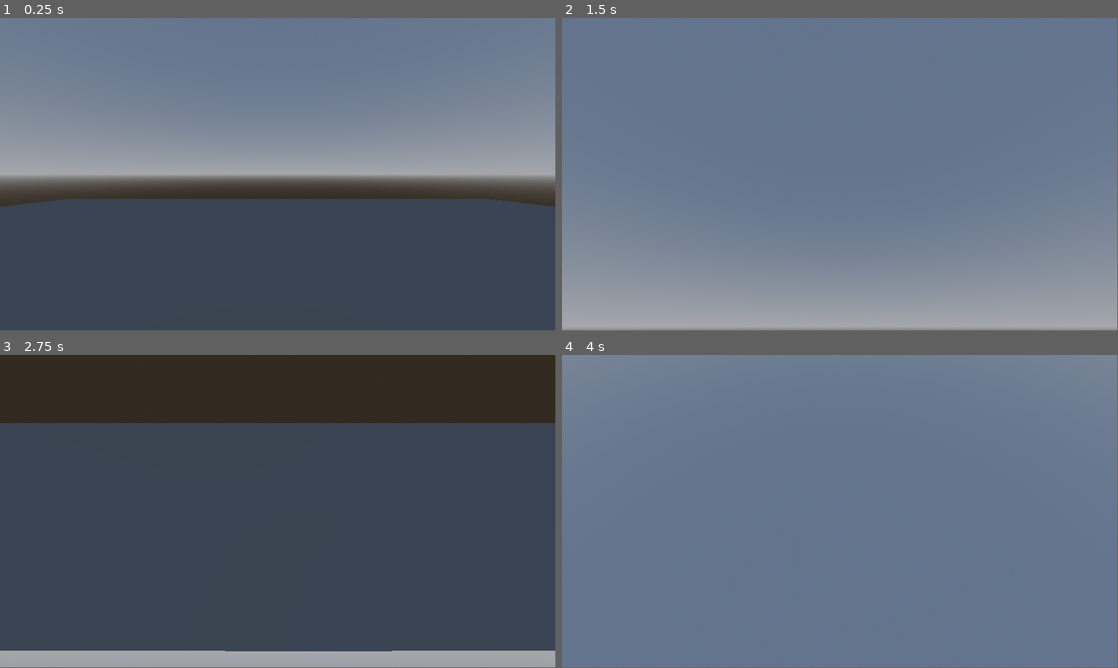
Above: before the commit, frames 1-4 (two rows, left to right).
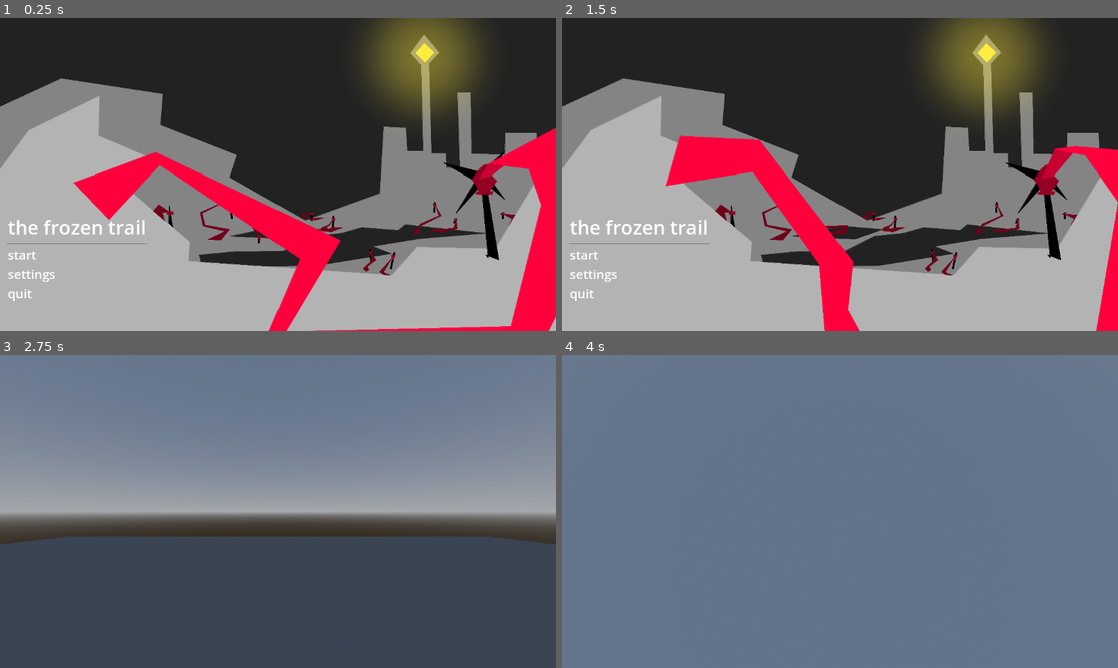
Above: after the commit, the same moments.

Repository: TheDarkThief/FrozenBoneRoad
Game: Godot game, scene res://game_manager.tscn
The game is run twice, just before and just after one commit, with the same random seed, the same clock (stepped at 60 frames per second) and the same inputs. This scene is started directly instead of the project's main scene.
Inputs (mouse positions are in pixels of both pictures, inside the frame that each line leads up to):
- Up to frame 1 (0.25 s): no input
- Up to frame 2 (1.5 s): click (595, 274) at 0.5 s, where only the run after the commit has a clickable "settings"; click (973, 99) at 1.25 s, where only the run after the commit has a clickable "X"
- Up to frame 3 (2.75 s): click (22, 589) at 2 s, where only the run after the commit has a clickable "start"
- Up to frame 4 (4 s): tap Enter at 2.75 s; move the mouse to (867, 508) at 2.77 s; hold W (move_forward) from 2.78 s (still down); tap Space at 3.5 s; move the mouse to (812, 511) at 3.52 s
The window is 799x449 before the commit and 800x450 after it. Grey fills any space a smaller window leaves; there, only what the larger window draws over its background counts as a difference.

The runs differ from the first frame. In frame 1, 94% of the frame differs, in the area x 0-100%, y 0-100%; in frame 2, 90%; in frame 3, 62%; in frame 4, less than 0.1%.

Commit message:
Main menu framework

Diff:
--- a/Scenes/main_menu.tscn
+++ b/Scenes/main_menu.tscn
@@ -1,4 +1,15 @@
-[gd_scene format=3 uid="uid://3lxje4k5kf1y"]
+[gd_scene load_steps=6 format=3 uid="uid://3lxje4k5kf1y"]
+
+[ext_resource type="Script" uid="uid://b5t41gqplypgd" path="res://Scripts/main_menu.gd" id="1_1ehe0"]
+[ext_resource type="Texture2D" uid="uid://ct4t6ccmuqga2" path="res://Textures/MenuTemp1.png" id="1_48xlc"]
+[ext_resource type="Texture2D" uid="uid://cvd54jkq1eknv" path="res://Textures/MenuTemp2.png" id="2_1ehe0"]
+[ext_resource type="PackedScene" uid="uid://c12gnku114cju" path="res://Scenes/settings_menu.tscn" id="4_ce3w2"]
+
+[sub_resource type="AnimatedTexture" id="AnimatedTexture_ce3w2"]
+frames = 2
+frame_0/texture = ExtResource("1_48xlc")
+frame_1/texture = ExtResource("2_1ehe0")
+frame_1/duration = 1.0
 
 [node name="MainMenu" type="Control"]
 layout_mode = 3
@@ -7,3 +18,74 @@
 anchor_bottom = 1.0
 grow_horizontal = 2
 grow_vertical = 2
+script = ExtResource("1_1ehe0")
+
+[node name="CanvasLayer" type="CanvasLayer" parent="."]
+
+[node name="BackgroundImage" type="PanelContainer" parent="CanvasLayer"]
+anchors_preset = 15
+anchor_right = 1.0
+anchor_bottom = 1.0
+grow_horizontal = 2
+grow_vertical = 2
+
+[node name="TextureRect" type="TextureRect" parent="CanvasLayer/BackgroundImage"]
+layout_mode = 2
+texture = SubResource("AnimatedTexture_ce3w2")
+expand_mode = 5
+stretch_mode = 5
+
+[node name="Text" type="Panel" parent="CanvasLayer"]
+anchors_preset = 9
+anchor_bottom = 1.0
+grow_vertical = 2
+
+[node name="VBoxContainer" type="VBoxContainer" parent="CanvasLayer/Text"]
+layout_mode = 1
+anchors_preset = 2
+anchor_top = 1.0
+anchor_bottom = 1.0
+offset_left = 16.0
+offset_top = -155.0
+offset_right = 305.0
+offset_bottom = -60.0
+grow_vertical = 0
+
+[node name="Label" type="Label" parent="CanvasLayer/Text/VBoxContainer"]
+layout_mode = 2
+theme_type_variation = &"TitleLabel"
+text = "the frozen trail"
+
+[node name="HSeparator" type="HSeparator" parent="CanvasLayer/Text/VBoxContainer"]
+layout_mode = 2
+
+[node name="StartButton" type="Button" parent="CanvasLayer/Text/VBoxContainer"]
+layout_mode = 2
+size_flags_horizontal = 0
+size_flags_vertical = 8
+text = "start"
+alignment = 0
+autowrap_trim_flags = 0
+
+[node name="SettingsButton" type="Button" parent="CanvasLayer/Text/VBoxContainer"]
+layout_mode = 2
+size_flags_horizontal = 0
+size_flags_vertical = 8
+text = "settings"
+alignment = 0
+autowrap_trim_flags = 0
+
+[node name="QuitButton" type="Button" parent="CanvasLayer/Text/VBoxContainer"]
+layout_mode = 2
+size_flags_horizontal = 0
+size_flags_vertical = 8
+text = "quit"
+alignment = 0
+autowrap_trim_flags = 0
+
+[node name="Settings" parent="CanvasLayer" instance=ExtResource("4_ce3w2")]
+visible = false
+
+[connection signal="pressed" from="CanvasLayer/Text/VBoxContainer/StartButton" to="." method="_on_start_button_pressed"]
+[connection signal="pressed" from="CanvasLayer/Text/VBoxContainer/SettingsButton" to="." method="_on_settings_button_pressed"]
+[connection signal="pressed" from="CanvasLayer/Text/VBoxContainer/QuitButton" to="." method="_on_quit_button_pressed"]
--- /dev/null
+++ b/Scenes/settings_menu.tscn
@@ -0,0 +1,103 @@
+[gd_scene load_steps=2 format=3 uid="uid://c12gnku114cju"]
+
+[ext_resource type="Script" uid="uid://beenkjpmk42e" path="res://Scripts/settings_menu.gd" id="1_icv2g"]
+
+[node name="SettingsMenu" type="Control"]
+layout_mode = 3
+anchors_preset = 8
+anchor_left = 0.5
+anchor_top = 0.5
+anchor_right = 0.5
+anchor_bottom = 0.5
+offset_left = -300.0
+offset_top = -200.0
+offset_right = 300.0
+offset_bottom = 200.0
+grow_horizontal = 2
+grow_vertical = 2
+script = ExtResource("1_icv2g")
+
+[node name="ColorRect" type="ColorRect" parent="."]
+layout_mode = 1
+anchors_preset = 15
+anchor_right = 1.0
+anchor_bottom = 1.0
+grow_horizontal = 2
+grow_vertical = 2
+color = Color(0.18000486, 0.18000486, 0.18000486, 1)
+
+[node name="MarginContainer" type="MarginContainer" parent="."]
+layout_mode = 1
+anchors_preset = 15
+anchor_right = 1.0
+anchor_bottom = 1.0
+grow_horizontal = 2
+grow_vertical = 2
+
+[node name="VBoxContainer" type="VBoxContainer" parent="MarginContainer"]
+layout_mode = 2
+
+[node name="TitleSection" type="HBoxContainer" parent="MarginContainer/VBoxContainer"]
+layout_mode = 2
+size_flags_vertical = 0
+
+[node name="Label" type="Label" parent="MarginContainer/VBoxContainer/TitleSection"]
+layout_mode = 2
+size_flags_horizontal = 3
+theme_type_variation = &"TitleLabel"
+text = "Settings"
+
+[node name="SettingsExitButton" type="Button" parent="MarginContainer/VBoxContainer/TitleSection"]
+layout_mode = 2
+text = "X"
+
+[node name="HSeparator" type="HSeparator" parent="MarginContainer/VBoxContainer"]
+layout_mode = 2
+
+[node name="HBoxContainer" type="HBoxContainer" parent="MarginContainer/VBoxContainer"]
+layout_mode = 2
+size_flags_vertical = 0
+
+[node name="Label" type="Label" parent="MarginContainer/VBoxContainer/HBoxContainer"]
+layout_mode = 2
+size_flags_horizontal = 3
+text = "example of setting"
+vertical_alignment = 1
+
+[node name="CheckButton" type="OptionButton" parent="MarginContainer/VBoxContainer/HBoxContainer"]
+layout_mode = 2
+size_flags_horizontal = 3
+size_flags_stretch_ratio = 0.3
+selected = 0
+item_count = 3
+popup/item_0/text = "option 1"
+popup/item_0/id = 0
+popup/item_1/text = "option 2"
+popup/item_1/id = 1
+popup/item_2/text = "option 3"
+popup/item_2/id = 2
+
+[node name="HBoxContainer2" type="HBoxContainer" parent="MarginContainer/VBoxContainer"]
+layout_mode = 2
+size_flags_vertical = 0
+
+[node name="Label" type="Label" parent="MarginContainer/VBoxContainer/HBoxContainer2"]
+layout_mode = 2
+size_flags_horizontal = 3
+text = "example"
+vertical_alignment = 1
+
+[node name="CheckButton" type="OptionButton" parent="MarginContainer/VBoxContainer/HBoxContainer2"]
+layout_mode = 2
+size_flags_horizontal = 3
+size_flags_stretch_ratio = 0.3
+selected = 0
+item_count = 3
+popup/item_0/text = "option 1"
+popup/item_0/id = 0
+popup/item_1/text = "option 2"
+popup/item_1/id = 1
+popup/item_2/text = "option 3"
+popup/item_2/id = 2
+
+[connection signal="pressed" from="MarginContainer/VBoxContainer/TitleSection/SettingsExitButton" to="." method="_on_settings_exit_button_pressed"]
--- /dev/null
+++ b/Scripts/main_menu.gd
@@ -0,0 +1,13 @@
+extends Control
+
+# Goes directly to the game world, feel free to change
+@export var startGamePath: String = "res://game_world.tscn"
+
+func _on_start_button_pressed() -> void:
+	get_tree().change_scene_to_file(startGamePath)
+
+func _on_quit_button_pressed() -> void:
+	get_tree().quit()
+
+func _on_settings_button_pressed() -> void:
+	get_node("CanvasLayer/Settings").visible = true
--- /dev/null
+++ b/Scripts/settings_menu.gd
@@ -0,0 +1,7 @@
+extends Control
+
+# Will probably change appearance of this menu later
+func _on_settings_exit_button_pressed() -> void:
+	visible = false
+
+# Other buttons and settings can easily be added here
--- a/project.godot
+++ b/project.godot
@@ -14,6 +14,15 @@
 run/main_scene="uid://bu6ykigww8n8k"
 config/features=PackedStringArray("4.5", "GL Compatibility")
 config/icon="res://icon.svg"
+
+[display]
+
+window/stretch/mode="viewport"
+window/stretch/aspect="keep_height"
+
+[gui]
+
+theme/custom="uid://o5uoqrinpamr"
 
 [input]
 
--- /dev/null
+++ b/theme.tres
@@ -0,0 +1,35 @@
+[gd_resource type="Theme" load_steps=7 format=3 uid="uid://o5uoqrinpamr"]
+
+[sub_resource type="StyleBoxEmpty" id="StyleBoxEmpty_e1x85"]
+
+[sub_resource type="StyleBoxEmpty" id="StyleBoxEmpty_cjfk0"]
+
+[sub_resource type="StyleBoxEmpty" id="StyleBoxEmpty_vj6dk"]
+
+[sub_resource type="StyleBoxEmpty" id="StyleBoxEmpty_110ce"]
+
+[sub_resource type="StyleBoxEmpty" id="StyleBoxEmpty_05tig"]
+
+[sub_resource type="StyleBoxEmpty" id="StyleBoxEmpty_wvktn"]
+
+[resource]
+Button/colors/font_color = Color(1, 1, 1, 1)
+Button/colors/font_focus_color = Color(0.7919991, 0.7919991, 0.7919992, 1)
+Button/colors/font_hover_color = Color(0.7919991, 0.7919991, 0.7919992, 1)
+Button/constants/outline_size = -1
+Button/font_sizes/font_size = 26
+Button/fonts/font = null
+Button/styles/disabled = SubResource("StyleBoxEmpty_e1x85")
+Button/styles/focus = SubResource("StyleBoxEmpty_cjfk0")
+Button/styles/hover = SubResource("StyleBoxEmpty_vj6dk")
+Button/styles/normal = SubResource("StyleBoxEmpty_110ce")
+Button/styles/pressed = SubResource("StyleBoxEmpty_05tig")
+CheckButton/font_sizes/font_size = 26
+Label/font_sizes/font_size = 26
+MarginContainer/constants/margin_bottom = 20
+MarginContainer/constants/margin_left = 20
+MarginContainer/constants/margin_right = 20
+MarginContainer/constants/margin_top = 20
+Panel/styles/panel = SubResource("StyleBoxEmpty_wvktn")
+TitleLabel/base_type = &"Label"
+TitleLabel/font_sizes/font_size = 40
Not shown, added: Scripts/main_menu.gd.uid
Not shown, added: Scripts/settings_menu.gd.uid
Binary file added: Textures/MenuTemp1.png
Not shown, added: Textures/MenuTemp1.png.import
Binary file added: Textures/MenuTemp2.png
Not shown, added: Textures/MenuTemp2.png.import
